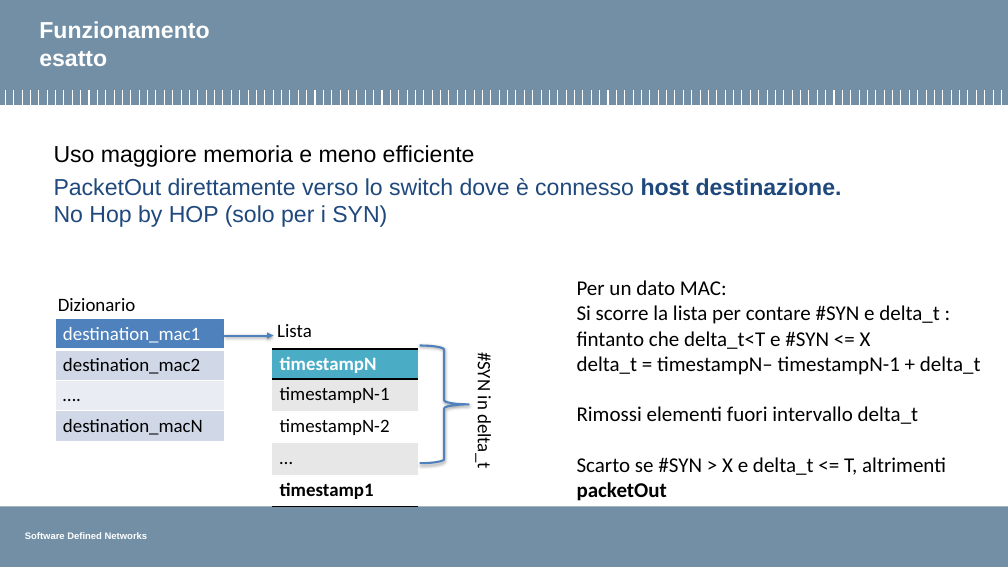
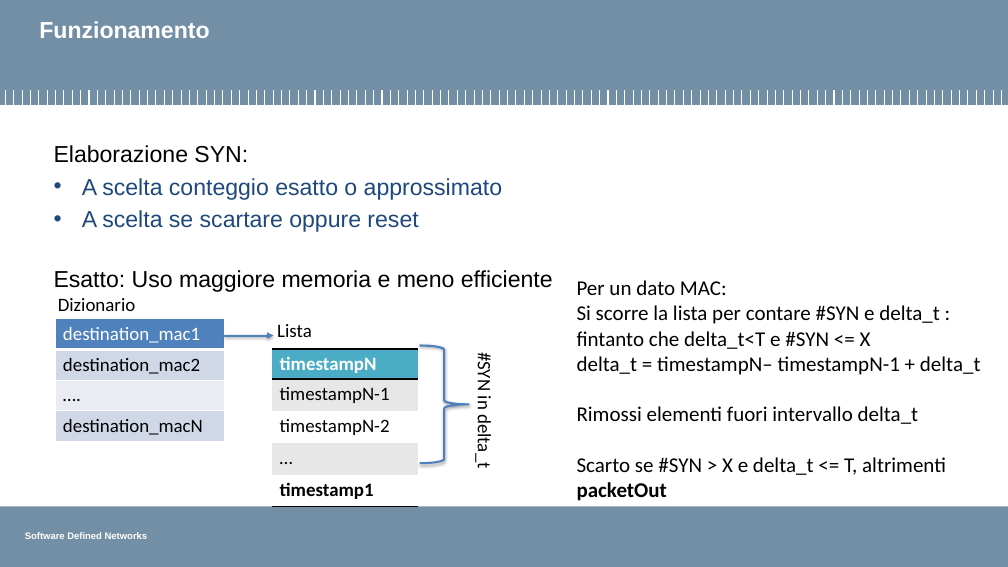
Before and after one commit to pierluigigrossi/progetto-SDN, a slide deck: slide 11 of finale8.pptx. Drawn at 1008x567 pixels with LibreOffice and Linux fonts; fonts in the diff are those of the drawing; background and template pictures are left out. Boxes give left, top, right and bottom in pixels: in the first picture for what was removed or moved away, otherwise in the second. Text is boxed around its words. In the diff, an @@ line names an element or a change of style, - is before the commit and + after.

```diff
--- a/finale8.pptx
+++ b/finale8.pptx
@@ title at <box>39,21,209,38</box>: text changed @@
-Funzionamento
-esatto
+Funzionamento
@@ text at <box>54,145,553,292</box>: text changed @@
-Uso maggiore memoria e meno efficiente
-PacketOut direttamente verso lo switch dove è connesso host destinazione.
-No Hop by HOP (solo per i SYN)
+Elaborazione SYN:
+• A scelta conteggio esatto o approssimato
+• A scelta se scartare oppure reset
+Esatto: Uso maggiore memoria e meno efficiente
```
Also in this commit, not shown: 3 other slides changed.
